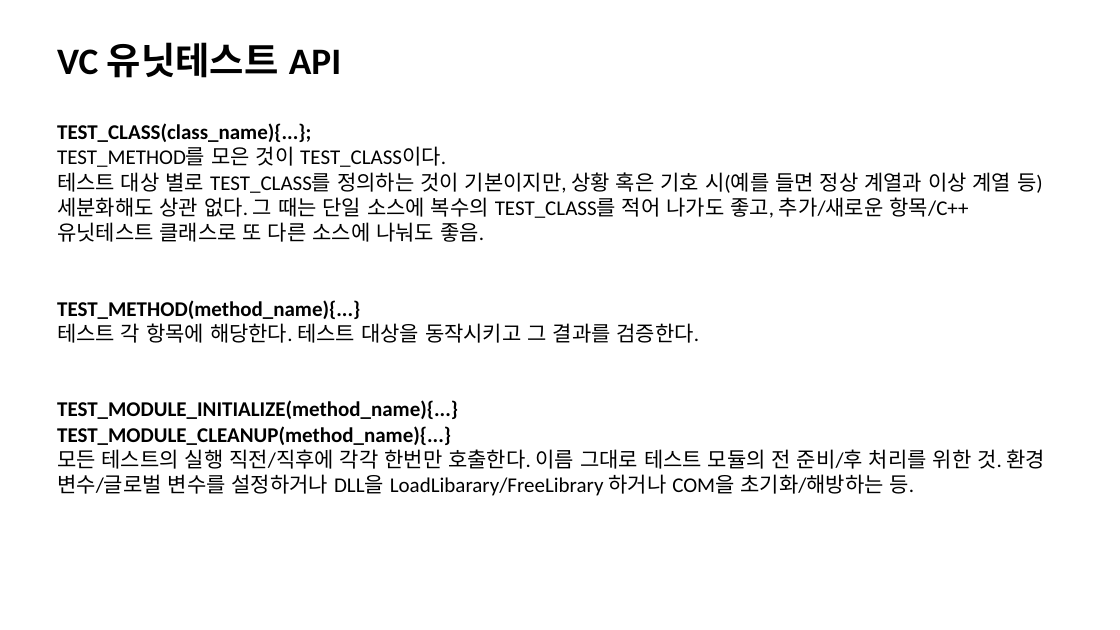
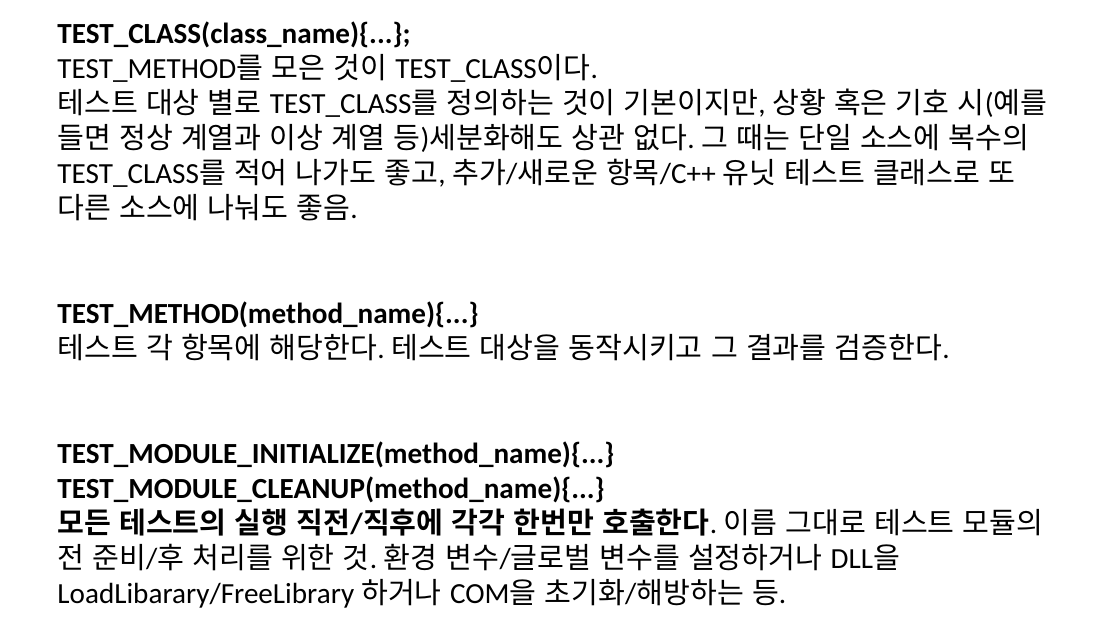
Before and after one commit to jacking75/conf_cpp_korea_2018-08, a slide deck: slide 34 of [C++ Korea 4th Seminar]Visual Cpp에서 유닛 테스트 하기.pptx (slide 36 before the commit). Drawn at 1120x630 pixels with LibreOffice and Linux fonts; fonts in the diff are those of the drawing. Boxes give left, top, right and bottom in pixels: in the first picture for what was removed or moved away, otherwise in the second. Text is boxed around its words. In the diff, an @@ line names an element or a change of style, - is before the commit and + after.

```diff
--- a/[C++ Korea 4th Seminar]Visual Cpp에서 유닛 테스트 하기.pptx
+++ b/[C++ Korea 4th Seminar]Visual Cpp에서 유닛 테스트 하기.pptx
@@ text "TEST_CLASS(class_name){...};": place and size @@
-text "TEST_CLASS(class_name){...};" at bbox=[57, 123, 1046, 496]
+text "TEST_CLASS(class_name){...};" at bbox=[57, 21, 1048, 608]
@@ text at bbox=[57, 21, 1044, 608]: size 36 to 50 pt in "TEST_CLASS(class_name){...};", "TEST_METHOD(method_name){...}", "테스트 각 항목에 해당한다. 테스트 대상을 동작시키고 ...", "TEST_MODULE_INITIALIZE(method_name){...}" and 2 more places; bold on in "모든 테스트의 실행 직전/직후에 각각 한번만 호출한다." @@
@@ text at bbox=[57, 54, 1048, 221]: text changed; size 36 to 50 pt @@
-TEST_METHOD를 모은 것이 TEST_CLASS이다.
-테스트 대상 별로 TEST_CLASS를 정의하는 것이 기본이지만, 상황 혹은 기호 시(예를 들면 정상 계열과 이상 계열 등)세분화해도 상관 없다. 그 때는 단일 소스에 복수의 TEST_CLASS를 적어 나가도 좋고, 추가/새로운 항목/C++ 유닛테스트 클래스로 또 다른 소스에 나눠도 좋음.
+TEST_METHOD를 모은 것이 TEST_CLASS이다.
+테스트 대상 별로 TEST_CLASS를 정의하는 것이 기본이지만, 상황 혹은 기호 시(예를 들면 정상 계열과 이상 계열 등)세분화해도 상관 없다. 그 때는 단일 소스에 복수의 TEST_CLASS를 적어 나가도 좋고, 추가/새로운 항목/C++ 유닛 테스트 클래스로 또 다른 소스에 나눠도 좋음.
@@ text removed at bbox=[57, 42, 341, 78] @@
-VC 유닛테스트 API
```
Also in this commit, not shown: 15 other slides changed, 13 slides added, 7 slides removed.
